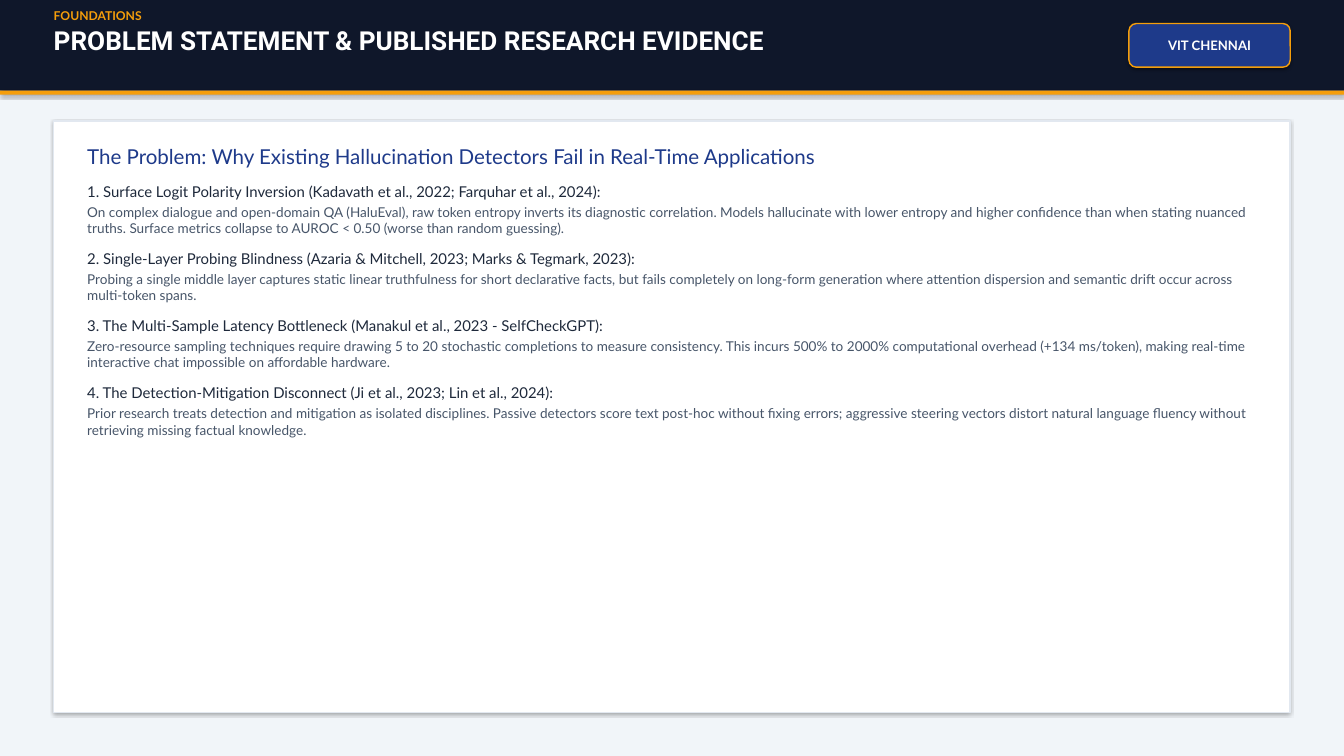
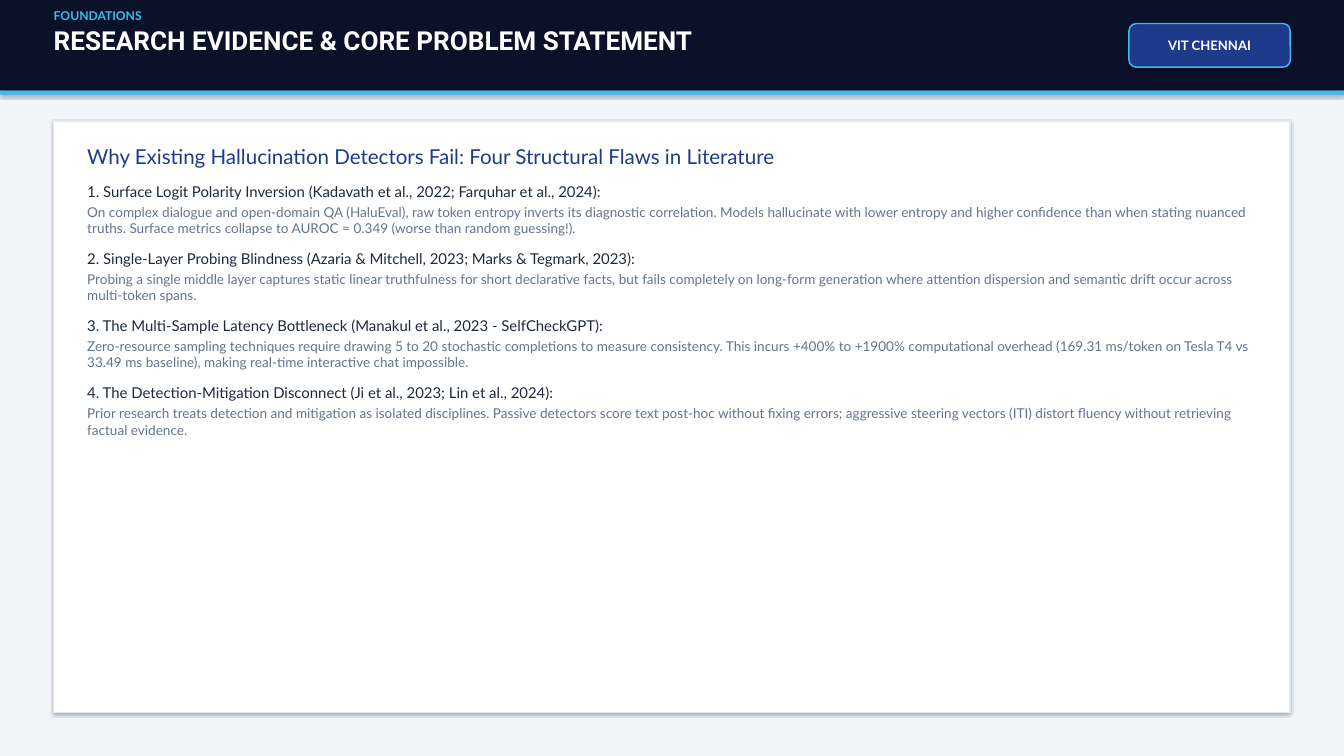
Before and after one commit to yogeshravi19/trueguard, a slide deck: slide 4 of CAPSTONE/FINAL_TRUEGUARD_PRESENTATION.pptx. Drawn at 1344x756 pixels with LibreOffice and Linux fonts; fonts in the diff are those of the drawing. Boxes give left, top, right and bottom in pixels: in the first picture for what was removed or moved away, otherwise in the second. Text is boxed around its words. In the diff, an @@ line names an element or a change of style, - is before the commit and + after.

Commit message:
Final viva 30-slide presentation, 600 DPI vector architecture & research figures, and PDF export

```diff
--- a/CAPSTONE/FINAL_TRUEGUARD_PRESENTATION.pptx
+++ b/CAPSTONE/FINAL_TRUEGUARD_PRESENTATION.pptx
@@ rectangle at [0, 0, 1344, 91]: fill #0F172A to #0A1128 @@
@@ text at [54, 11, 142, 20]: text colour #F59E0B to #38BDF8 in "FOUNDATIONS" @@
@@ rounded rectangle "VIT CHENNAI" at [1129, 24, 1290, 67]: outline #F59E0B 1.5 pt to #38BDF8 1.5 pt @@
@@ text at [54, 31, 692, 51]: text changed @@
-PROBLEM STATEMENT & PUBLISHED RESEARCH EVIDENCE
+RESEARCH EVIDENCE & CORE PROBLEM STATEMENT
@@ rectangle at [0, 91, 1344, 95]: fill #F59E0B to #38BDF8 @@
@@ text at [87, 149, 775, 168]: text changed @@
-The Problem: Why Existing Hallucination Detectors Fail in Real-Time Applications
+Why Existing Hallucination Detectors Fail: Four Structural Flaws in Literature
@@ text at [87, 207, 1245, 236]: text changed; text colour #475569 to #64748B @@
-On complex dialogue and open-domain QA (HaluEval), raw token entropy inverts its diagnostic correlation. Models hallucinate with lower entropy and higher confidence than when stating nuanced truths. Surface metrics collapse to AUROC < 0.50 (worse than random guessing).
+On complex dialogue and open-domain QA (HaluEval), raw token entropy inverts its diagnostic correlation. Models hallucinate with lower entropy and higher confidence than when stating nuanced truths. Surface metrics collapse to AUROC = 0.349 (worse than random guessing!).
@@ text at [87, 274, 1232, 302]: text colour #475569 to #64748B in "Probing a single middle layer captures static ..." @@
@@ text at [87, 341, 1249, 370]: text changed; text colour #475569 to #64748B @@
-Zero-resource sampling techniques require drawing 5 to 20 stochastic completions to measure consistency. This incurs 500% to 2000% computational overhead (+134 ms/token), making real-time interactive chat impossible on affordable hardware.
+Zero-resource sampling techniques require drawing 5 to 20 stochastic completions to measure consistency. This incurs +400% to +1900% computational overhead (169.31 ms/token on Tesla T4 vs 33.49 ms baseline), making real-time interactive chat impossible.
@@ text at [87, 408, 1231, 435]: text changed; text colour #475569 to #64748B @@
-Prior research treats detection and mitigation as isolated disciplines. Passive detectors score text post-hoc without fixing errors; aggressive steering vectors distort natural language fluency without retrieving missing factual knowledge.
+Prior research treats detection and mitigation as isolated disciplines. Passive detectors score text post-hoc without fixing errors; aggressive steering vectors (ITI) distort fluency without retrieving factual evidence.
```
Also in this commit, not shown: 29 other slides changed, 14 other files.
